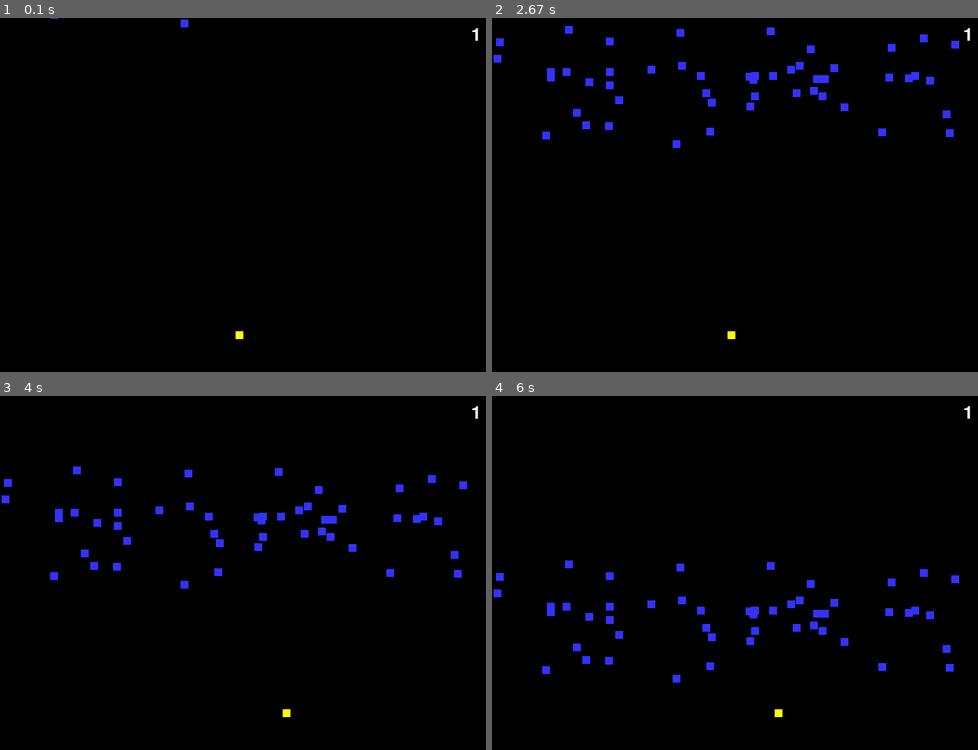
Above: before the commit, frames 1-4 (two rows, left to right).
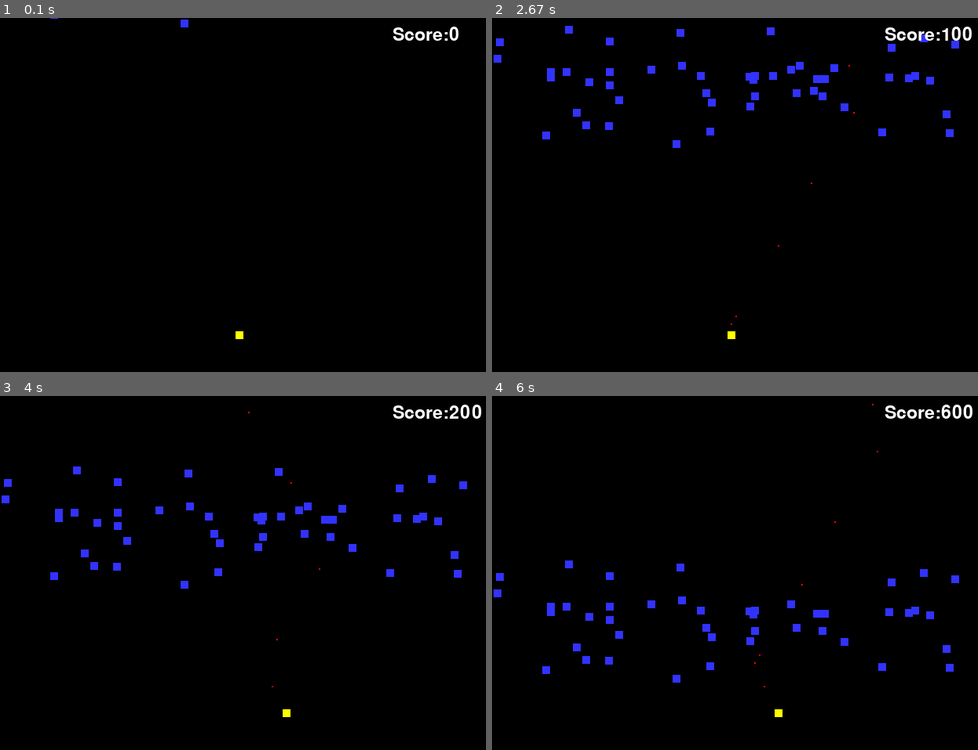
Above: after the commit, the same moments.

Repository: KonDoran/doran-classwork
Game: pygame game, started from invaders.py
The game is run twice, just before and just after one commit, with the same random seed, the same clock (stepped at 60 frames per second) and the same inputs.
Inputs:
- Up to frame 1 (0.1 s): no input
- Up to frame 2 (2.67 s): tap Space at 0.33, 0.73, 1.03, 1.23, 1.53, 1.73, 2.03, 2.3, 2.6 s; hold D 0.67-1.13 s; hold D 1.17-1.63 s; hold A 1.67-2.2 s; hold A 2.23-2.63 s
- Up to frame 3 (4 s): hold D 2.67-3.3 s; tap Space at 2.73, 3.03, 3.4, 3.7, 3.9 s; hold A 3.33-3.8 s; hold D from 3.83 s (still down)
- Up to frame 4 (6 s): tap Space at 4.2, 4.4, 4.7, 4.9, 5.2, 5.47, 5.77, 5.9 s; release D at 4.3 s; hold D 4.33-4.8 s; hold A 4.83-5.37 s; hold A 5.4-5.8 s; hold D from 5.83 s (still down)

The runs differ from the first frame. In frame 1, 0.3% of the frame differs, in the area x 80-99%, y 2-7%; in frame 2, 0.4%; in frame 3, 0.4%; in frame 4, 0.6%, in the area x 53-99%, y 2-83%.

Commit message:
Update invaders.py

Diff:
--- a/invaders.py
+++ b/invaders.py
@@ -7,6 +7,7 @@
 WHITE = (255,255,255)
 BLUE = (50,50,255)
 YELLOW = (255,255,0)
+RED = (255,0,0)
 # -- Initialise PyGame
 pygame.init()
 # -- Blank Screen
@@ -73,9 +74,24 @@
     def moveLeft(self, speed):
         self.rect.x -= speed
     #End Procedure
+#End Class
+#Define class for bullet
+class Bullet(pygame.sprite.Sprite):
+    def __init__(self, color, speed):
+        #Call the sprite constructor
+        super().__init__()
+        self.image = pygame.Surface([2,2])
+        self.image.fill(color)
+        self.rect = self.image.get_rect()
+        self.speed = speed
+
+    def update(self):
+        self.rect.y -= self.speed
+        if self.rect.y < 0:
+            self.remove()
 
 
-#End Class
+
 # ------game over screen function
 def game_over(score):
     done = False
@@ -92,8 +108,10 @@
         #Next event
         screen.fill (BLACK)
         font = pygame.font.Font(None, 74)
-        text = font.render(str(score), 1, WHITE)
-        screen.blit(text, (300,100))
+        text1 = font.render('GAME OVER', 1, WHITE)
+        text2 = font.render('SCORE:'+str(score), 1, WHITE)
+        screen.blit(text1, (180,100))
+        screen.blit(text2, (180,300))
         pygame.display.flip()
         clock.tick(60)
 
@@ -102,11 +120,12 @@
     # Create a list of the snow blocks
     invader_group = pygame.sprite.Group()
     player_group = pygame.sprite.Group()
+    bullet_group = pygame.sprite.Group()
     # Create a list of all sprites
     all_sprites_group = pygame.sprite.Group()
+    score = 0
     # -- Manages how fast screen refreshes
     clock = pygame.time.Clock()
-    score = 1
     # Create the snowflakes
     number_of_invaders = 50 # we are creating 50 snowflakes
     for x in range (number_of_invaders):
@@ -114,6 +133,7 @@
         invader_group.add(my_invader) # adds the new snowflake to the group of snowflakes
         all_sprites_group.add(my_invader) # adds it to the group of all Sprites
     #Next
+
     player = Player(YELLOW, 10, 10)
     player_group.add(player)
     all_sprites_group.add(player)
@@ -130,25 +150,35 @@
         #Next event
 
         #moving the player when the user presses a key
-        keys = pygame.key.get_pressed()
+            keys = pygame.key.get_pressed()
+            if keys[pygame.K_SPACE]:
+                bullet = Bullet(RED, 5)
+                bullet_group.add(bullet)
+                all_sprites_group.add(bullet)
+                bullet.rect.x = (player.rect.x) + 4
+                bullet.rect.y = 400
         if keys[pygame.K_a]:
             player.moveLeft(3)
         if keys[pygame.K_d]:
             player.moveRight(3)
+
 
         # -- Game logic goes after this comment
         all_sprites_group.update()
         player_hit_group = pygame.sprite.groupcollide(player_group,invader_group, True, True)
         if len(player_group) == 0:
             game_over(score)
+        if pygame.sprite.groupcollide(bullet_group, invader_group, True, True):
+            score += 100
+
         # -- Screen background is BLACK
         screen.fill (BLACK)
         # -- Draw here
         all_sprites_group.draw(screen)
         # -- Display Score
         font = pygame.font.Font(None, 34)
-        text = font.render(str(score), 1, WHITE)
-        screen.blit(text, (600,10))
+        text = font.render('Score:'+str(score), 1, WHITE)
+        screen.blit(text, (500,10))
         # -- flip display to reveal new position of objects
         pygame.display.flip()
         # - The clock ticks over
